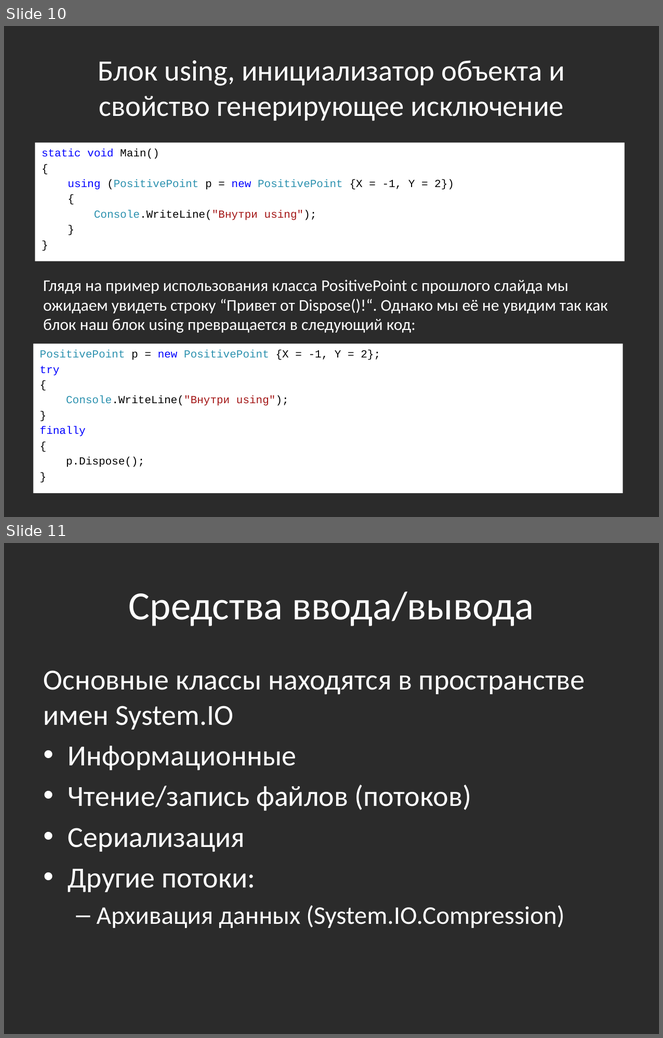
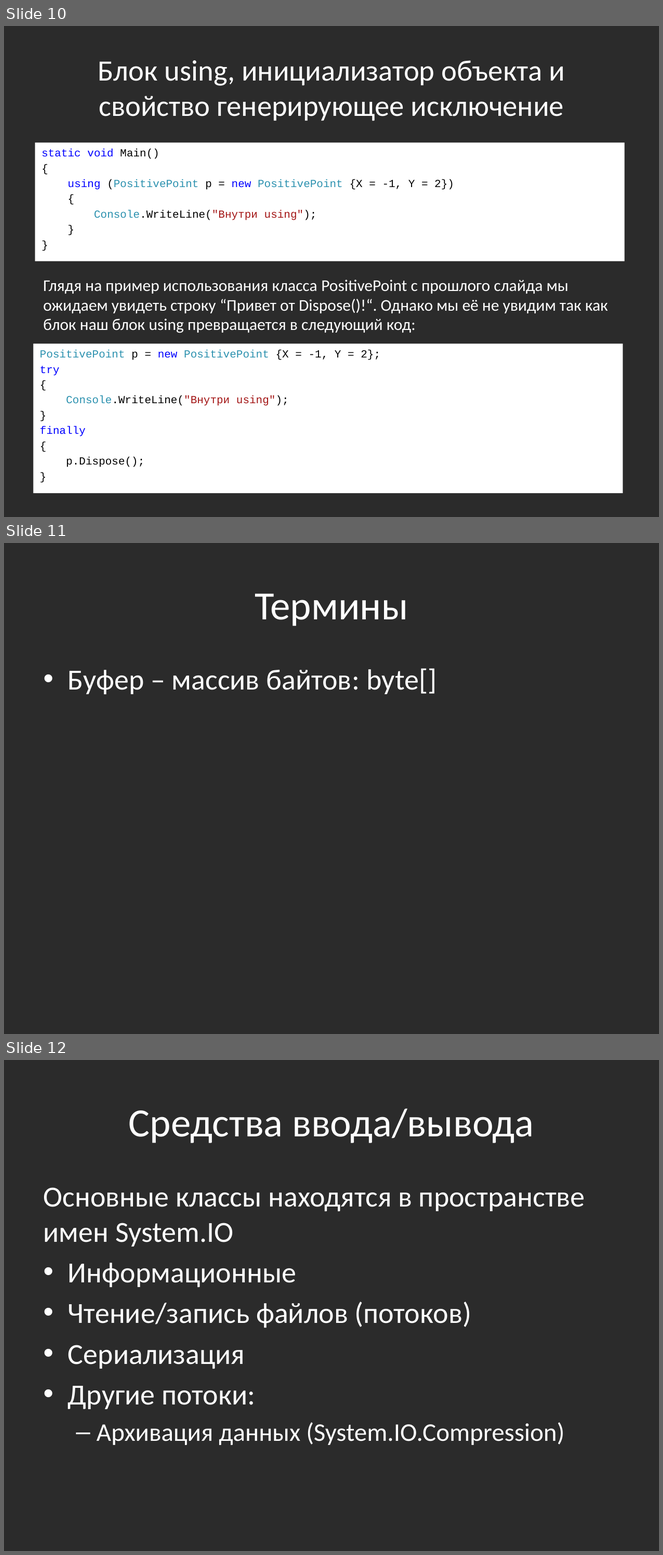
Before and after one commit to bazile/Training, a slide deck: Presentation/lesson-04-io.pptx. Shown one above the other, each under a label of ours: slides 10 and 11 before the commit, slides 10, 11 and 12 after it. The pictures are 663x1038 and 663x1555 pixels, drawn with LibreOffice and Linux fonts; fonts in the diff are those of the drawing; background and template pictures are left out; a plain dark background stands for a picture behind light text. Boxes give left, top, right and bottom in pixels: in the first picture for what was removed or moved away, otherwise in the second. Text is boxed around its words. In the diff, an @@ line names an element or a change of style, - is before the commit and + after.

```diff
--- a/Presentation/lesson-04-io.pptx
+++ b/Presentation/lesson-04-io.pptx
@@ slide 11 added at (4,543,659,1034), background picture (left out) @@
@@ title added at (255,593,408,626), 44 pt, text #FFFFFF @@
+Термины
@@ text added at (68,668,437,694), 32 pt, text #FFFFFF @@
+• Буфер – массив байтов: byte[]
@@ what was slide 11 is now slide 12 @@
```
Also in this commit, not shown: 1 other file.
